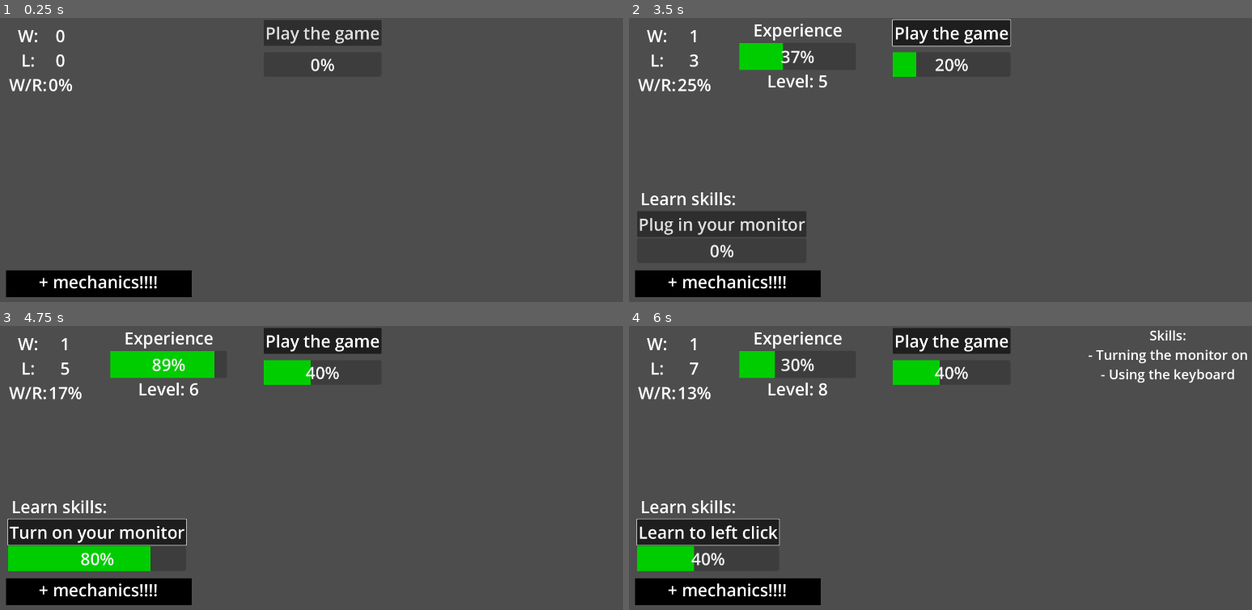
Above: before the commit, frames 1-4 (two rows, left to right).
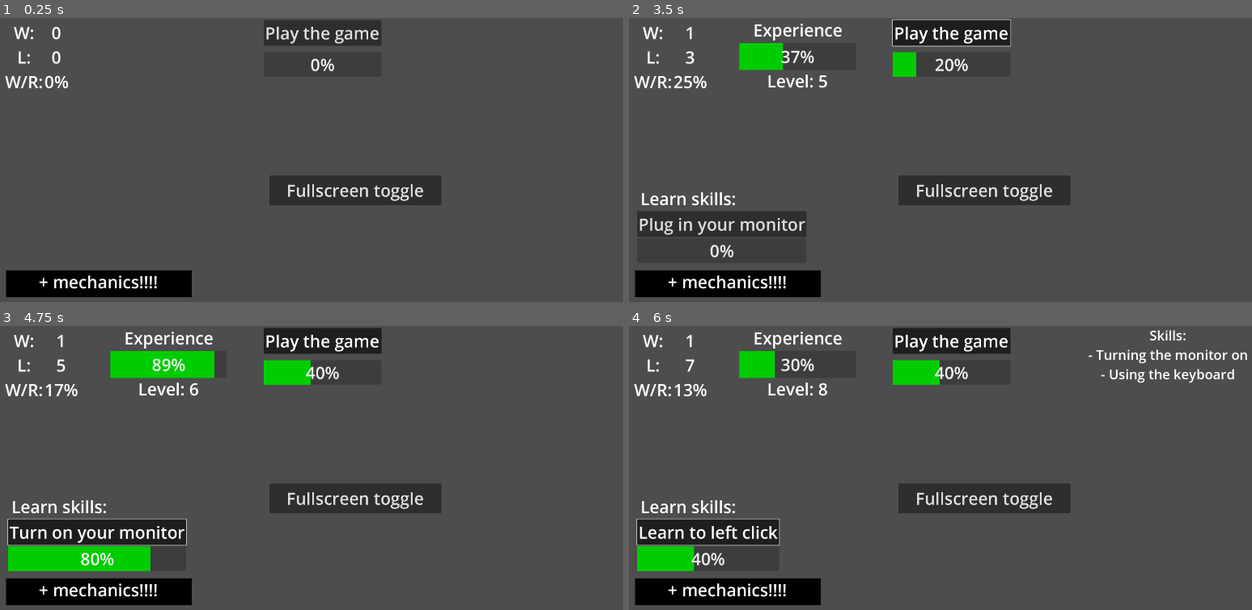
Above: after the commit, the same moments.

Repository: Rycerzklanu/moba_incremental
Game: Godot game, scene res://Scenes/main.tscn
The game is run twice, just before and just after one commit, with the same random seed, the same clock (stepped at 60 frames per second) and the same inputs.
Inputs:
- Up to frame 1 (0.25 s): no input
- Up to frame 2 (3.5 s): click "Play the game" at 0.5 s; click "Play the game" at 1.25 s; click "Play the game" at 2 s
- Up to frame 3 (4.75 s): click "Plug in your monitor" at 3.5 s; click "Turn on your monitor" at 4.25 s
- Up to frame 4 (6 s): click "Plug in your mouse" at 5 s; click "Learn to left click" at 5.75 s

The runs differ from the first frame. In frame 1, 3.6% of the frame differs, in the area x 0-71%, y 3-66%; in frame 2, 3.6%; in frame 3, 3.6%; in frame 4, 3.6%.

Commit message:
Organised things, added a fullscreen toggle, fixed viewport anchors

Diff:
--- /dev/null
+++ b/Scenes/CheckButton.gd
@@ -0,0 +1,11 @@
+extends Button
+
+
+# Called when the node enters the scene tree for the first time.
+func _ready():
+	pass # Replace with function body.
+
+
+# Called every frame. 'delta' is the elapsed time since the previous frame.
+func _process(delta):
+	pass
--- a/Scenes/main.tscn
+++ b/Scenes/main.tscn
@@ -1,6 +1,6 @@
 [gd_scene load_steps=2 format=3 uid="uid://baaciauo3mwqu"]
 
-[ext_resource type="PackedScene" uid="uid://d2uxgs5muwiq8" path="res://tab_1ui.tscn" id="1_72owr"]
+[ext_resource type="PackedScene" uid="uid://d2uxgs5muwiq8" path="res://Scenes/tab_1ui.tscn" id="1_72owr"]
 
 [node name="Node" type="Node"]
 
--- a/Scenes/tab_1ui.tscn
+++ b/Scenes/tab_1ui.tscn
@@ -35,13 +35,15 @@
 [node name="Play_game_ProgBar" type="ProgressBar" parent="."]
 show_behind_parent = true
 layout_mode = 1
-anchors_preset = 5
-anchor_left = 0.5
-anchor_right = 0.5
-offset_left = -177.0
-offset_top = 102.0
-offset_right = 173.0
-offset_bottom = 175.0
+anchors_preset = -1
+anchor_left = 0.408
+anchor_top = 0.094
+anchor_right = 0.59
+anchor_bottom = 0.162
+offset_left = -0.360046
+offset_top = 0.479996
+offset_right = 0.199951
+offset_bottom = 0.0399933
 grow_horizontal = 2
 theme = ExtResource("3_3qtp6")
 script = ExtResource("2_nmq3c")
@@ -49,13 +51,14 @@
 [node name="Play_game" type="Button" parent="Play_game_ProgBar"]
 top_level = true
 layout_mode = 1
-anchors_preset = 5
-anchor_left = 0.5
-anchor_right = 0.5
-offset_left = -177.0
+anchors_preset = -1
+anchor_left = 0.408
+anchor_right = 0.59
+anchor_bottom = 0.077
+offset_left = -0.360046
 offset_top = 6.0
-offset_right = 173.0
-offset_bottom = 83.0
+offset_right = 0.199951
+offset_bottom = -0.160011
 grow_horizontal = 2
 theme = ExtResource("3_3qtp6")
 toggle_mode = true
@@ -68,14 +71,14 @@
 [node name="GridContainer" type="GridContainer" parent="Play_game_ProgBar"]
 layout_mode = 1
 anchors_preset = -1
-anchor_left = -2.218
-anchor_top = -1.151
-anchor_right = -2.218
-anchor_bottom = -1.151
-offset_left = 20.3
-offset_top = 0.0230026
-offset_right = 307.3
-offset_bottom = 233.023
+anchor_left = -2.194
+anchor_top = -1.274
+anchor_right = -1.349
+anchor_bottom = 1.918
+offset_left = -0.0999756
+offset_top = 0.00200653
+offset_right = 0.150024
+offset_bottom = -0.0140076
 theme = SubResource("Theme_ani4c")
 columns = 2
 
@@ -126,10 +129,15 @@
 
 [node name="Player_exp_ProgBar" type="ProgressBar" parent="."]
 layout_mode = 1
-offset_left = 328.0
-offset_top = 74.0
-offset_right = 674.0
-offset_bottom = 155.0
+anchors_preset = -1
+anchor_left = 0.171
+anchor_top = 0.069
+anchor_right = 0.351
+anchor_bottom = 0.144
+offset_left = -0.320007
+offset_top = -0.520004
+offset_right = 0.0799561
+offset_bottom = -0.520004
 theme = ExtResource("3_3qtp6")
 allow_greater = true
 script = ExtResource("10_chrru")
@@ -137,12 +145,13 @@
 [node name="Label" type="Label" parent="Player_exp_ProgBar"]
 layout_mode = 1
 anchors_preset = -1
-anchor_top = -0.901
-anchor_bottom = -0.901
+anchor_top = 0.963
+anchor_right = 0.991
+anchor_bottom = 1.852
 offset_left = 3.0
-offset_top = 150.981
-offset_right = 343.0
-offset_bottom = 222.981
+offset_top = -0.00300598
+offset_right = 0.113983
+offset_bottom = -0.0120087
 text = "Level: 0"
 horizontal_alignment = 1
 vertical_alignment = 1
@@ -152,21 +161,24 @@
 layout_mode = 1
 anchors_preset = -1
 anchor_top = -0.815
-anchor_bottom = -0.815
+anchor_right = 1.0
+anchor_bottom = -0.012
 offset_top = -6.98499
-offset_right = 348.0
-offset_bottom = 65.015
+offset_right = 2.0
+offset_bottom = -0.028
 text = "Experience"
 horizontal_alignment = 1
 
 [node name="Skills_label" type="Label" parent="."]
 layout_mode = 2
+anchor_left = 0.018
 anchor_top = 0.467
-anchor_bottom = 0.467
-offset_left = 34.0
+anchor_right = 0.166
+anchor_bottom = 0.533
+offset_left = -0.560001
 offset_top = -0.360016
-offset_right = 170.0
-offset_bottom = 71.64
+offset_right = -148.72
+offset_bottom = 0.359924
 grow_vertical = 2
 theme = ExtResource("3_3qtp6")
 text = "Learn skills:"
@@ -175,11 +187,12 @@
 layout_mode = 1
 anchors_preset = -1
 anchor_top = 0.533
-anchor_bottom = 0.533
+anchor_right = 0.359
+anchor_bottom = 0.781
 offset_left = 24.0
 offset_top = 0.359924
-offset_right = 690.0
-offset_bottom = 268.36
+offset_right = 0.719971
+offset_bottom = 0.519958
 grow_vertical = 2
 script = ExtResource("12_ne02h")
 
@@ -202,11 +215,12 @@
 [node name="Resume_container" type="GridContainer" parent="."]
 layout_mode = 1
 anchors_preset = -1
-anchor_left = 0.971
+anchor_left = 0.71
 anchor_right = 0.971
-offset_left = -500.32
+anchor_bottom = 0.707
+offset_left = 0.799927
 offset_right = 0.67981
-offset_bottom = 764.0
+offset_bottom = 0.440002
 grow_horizontal = 0
 theme = SubResource("Theme_unbsm")
 script = ExtResource("14_pfwpo")
@@ -232,11 +246,30 @@
 
 [node name="ColorRect" type="ColorRect" parent="Label"]
 show_behind_parent = true
-layout_mode = 0
-offset_left = 14.0
-offset_right = 565.0
-offset_bottom = 80.0
+layout_mode = 1
+anchors_preset = -1
+anchor_left = 0.024
+anchor_right = 0.981
+anchor_bottom = 0.879
+offset_left = 0.176
+offset_right = -0.0560303
+offset_bottom = 0.0111008
 color = Color(0, 0, 0, 1)
+
+[node name="CheckButton" type="Button" parent="."]
+layout_mode = 1
+anchors_preset = -1
+anchor_left = 0.416354
+anchor_top = 0.434704
+anchor_right = 0.682313
+anchor_bottom = 0.517
+offset_left = 0.599976
+offset_top = 0.519958
+offset_right = 0.959961
+offset_bottom = -0.360046
+theme = ExtResource("3_3qtp6")
+text = "Fullscreen toggle"
+metadata/_edit_use_anchors_ = true
 
 [connection signal="progbar_full_l" from="Play_game_ProgBar" to="Play_game_ProgBar/GridContainer/SoloQ_L_amount" method="_on_play_game_prog_bar_progbar_full_l"]
 [connection signal="progbar_full_l" from="Play_game_ProgBar" to="Play_game_ProgBar/GridContainer/SoloQ_WR_amount" method="_on_play_game_prog_bar_progbar_full_l"]
@@ -254,3 +287,4 @@
 [connection signal="skill_progbar_full" from="Skills_container/Learn_skill_ProgBar" to="Skills_container" method="_on_learn_skill_prog_bar_skill_progbar_full"]
 [connection signal="skill_progbar_full" from="Skills_container/Learn_skill_ProgBar" to="Resume_container" method="_on_learn_skill_prog_bar_skill_progbar_full"]
 [connection signal="timeout" from="Skills_container/Learn_skill_ProgBar/Timer" to="Skills_container/Learn_skill_ProgBar" method="_on_timer_timeout"]
+[connection signal="pressed" from="CheckButton" to="." method="_on_check_button_pressed"]
--- a/Scripts/UI_1/Tab1UI.gd
+++ b/Scripts/UI_1/Tab1UI.gd
@@ -1,5 +1,6 @@
 extends Control
 var resume_container = 0
+var fullscreen_val = 0
 func _ready():
 	$Player_exp_ProgBar.hide()
 	$Skills_container.hide()
@@ -19,3 +20,13 @@
 	resume_container += 1
 	if resume_container == 2:
 		$Resume_container.show()
+
+
+func _on_check_button_pressed():
+	fullscreen_val += 1
+	if fullscreen_val == 1:
+		DisplayServer.window_set_mode(DisplayServer.WINDOW_MODE_FULLSCREEN)
+
+	if fullscreen_val == 2:
+		DisplayServer.window_set_mode(DisplayServer.WINDOW_MODE_WINDOWED)
+		fullscreen_val = 0
Binary file added: Icons/app_icon.png
Not shown, added: Icons/app_icon.png.import
